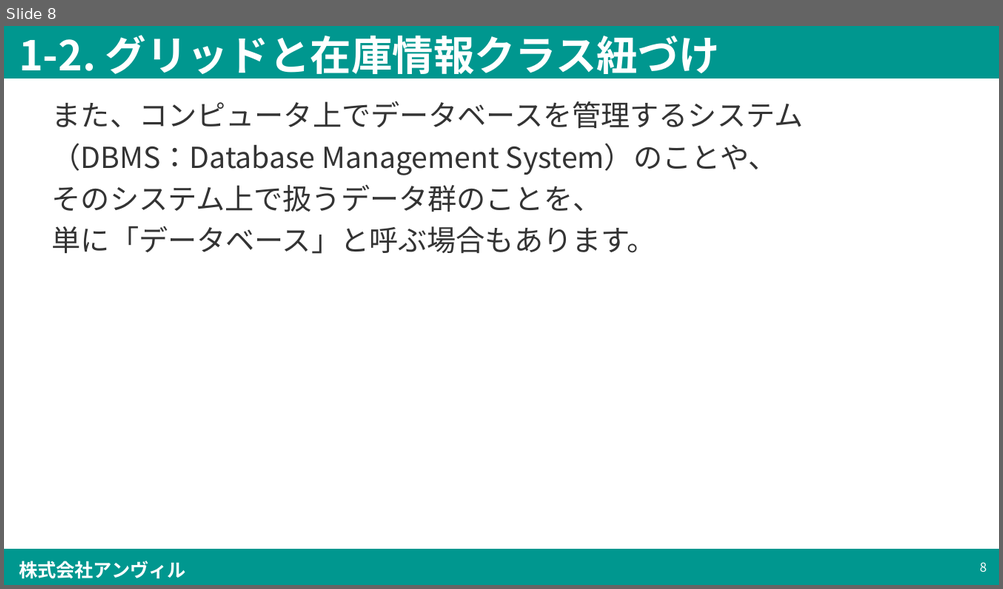
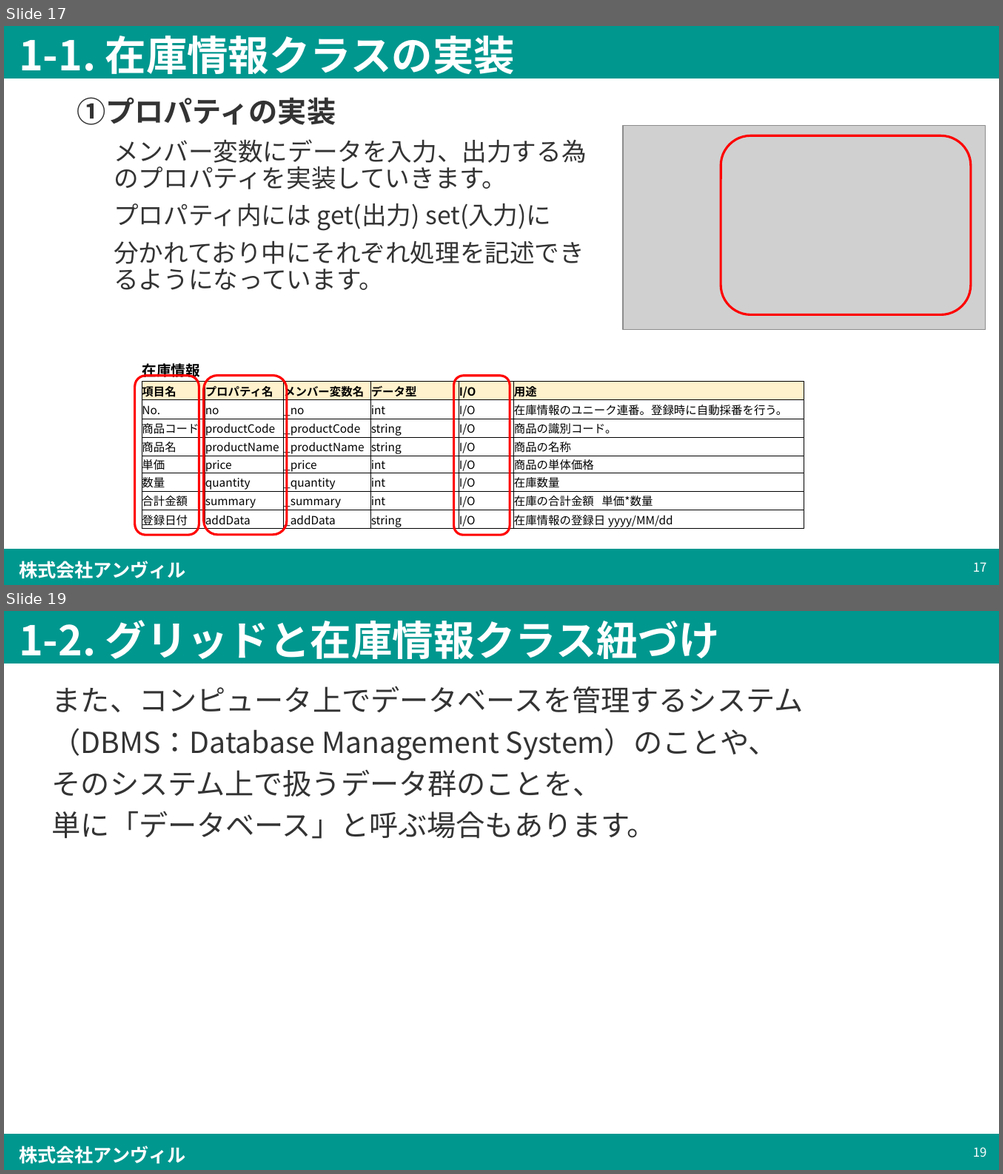
Before and after one commit to simada-anvil/trainingSample, a slide deck: trainingSample/[Anvil]プログラミング入門(仮題) (第1.0版) .pptx. Shown one above the other, each under a label of ours: slide 8 before the commit, slides 17 and 19 after it; the slides between them are not shown. The pictures are 1003x589 and 1003x1174 pixels, drawn with LibreOffice and Linux fonts; fonts in the diff are those of the drawing; grey boxes stand for pictures; background and template pictures are left out. Boxes give left, top, right and bottom in pixels: in the first picture for what was removed or moved away, otherwise in the second. Text is boxed around its words. In the diff, an @@ line names an element or a change of style, - is before the commit and + after.

```diff
--- a/trainingSample/[Anvil]プログラミング入門(仮題) (第1.0版) .pptx
+++ b/trainingSample/[Anvil]プログラミング入門(仮題) (第1.0版) .pptx
@@ slide 17 added at box(4, 26, 999, 585), background #FFFFFF; not listed: 3 template elements that a slide beside it also shows @@
@@ title added at box(19, 36, 515, 81), 39.6 pt, text #FFFFFF, bold @@
+1-1. 在庫情報クラスの実装
@@ text added at box(77, 97, 336, 125), 28 pt, text #333333, bold @@
+①プロパティの実装
@@ picture added at box(623, 125, 984, 329) @@
@@ rounded rectangle added at box(721, 136, 971, 315), outline #FF0000 2.25 pt @@
@@ text added at box(114, 139, 586, 290), 24 pt, text #333333 @@
+メンバー変数にデータを入力、出力する為のプロパティを実装していきます。
+プロパティ内には get(出力) set(入力)に
+分かれており中にそれぞれ処理を記述できるようになっています。
@@ table added at box(142, 358, 805, 531), 9 rows, 6 columns @@
+在庫情報 |  |  |  |  | 
+項目名 | プロパティ名 | メンバー変数名 | データ型 | I/O | 用途
+No. | no | _no | int | I/O | 在庫情報のユニーク連番。登録時に自動採番を行う。
+商品コード | productCode | _productCode | string | I/O | 商品の識別コード。
+商品名 | productName | _productName | string | I/O | 商品の名称
+単価 | price | _price | int | I/O | 商品の単体価格
+数量 | quantity | _quantity | int | I/O | 在庫数量
+合計金額 | summary | _summary | int | I/O | 在庫の合計金額 単価*数量
+登録日付 | addData | _addData | string | I/O | 在庫情報の登録日 yyyy/MM/dd
@@ rounded rectangle added at box(134, 376, 199, 536), outline #FF0000 2.25 pt @@
@@ rounded rectangle added at box(204, 376, 287, 536), outline #FF0000 2.25 pt @@
@@ rounded rectangle added at box(454, 376, 510, 536), outline #FF0000 2.25 pt @@
@@ page number added at box(973, 562, 987, 572), 12 pt, text #FFFFFF @@
+17
@@ what was slide 8 is now slide 19 @@
@@ page number at box(973, 1147, 987, 1157): text changed @@
-8
+19
```
Also in this commit, not shown: 1 slide changed, 11 other slides added, 1 slide removed, 2 other files.
